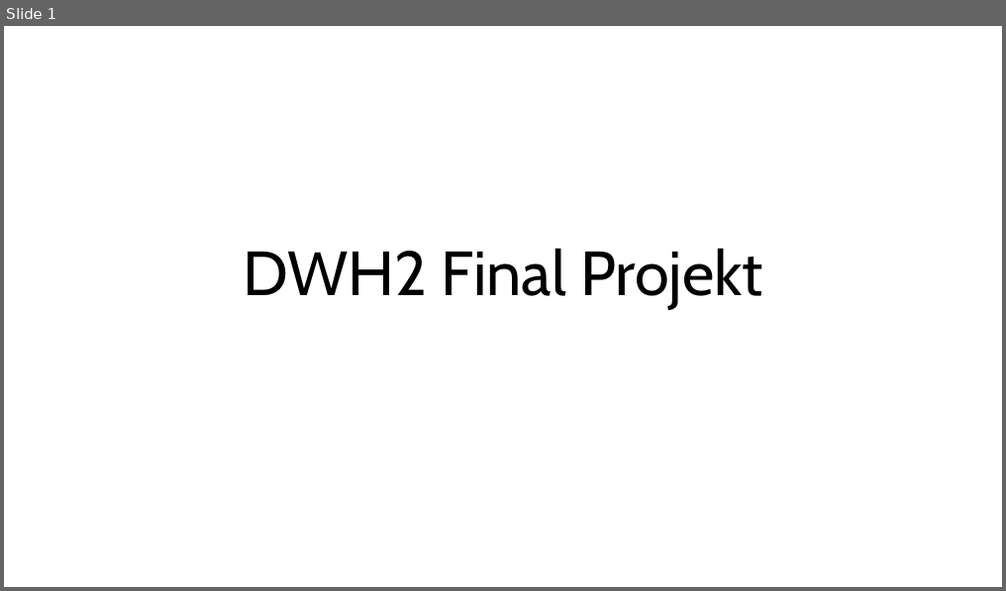
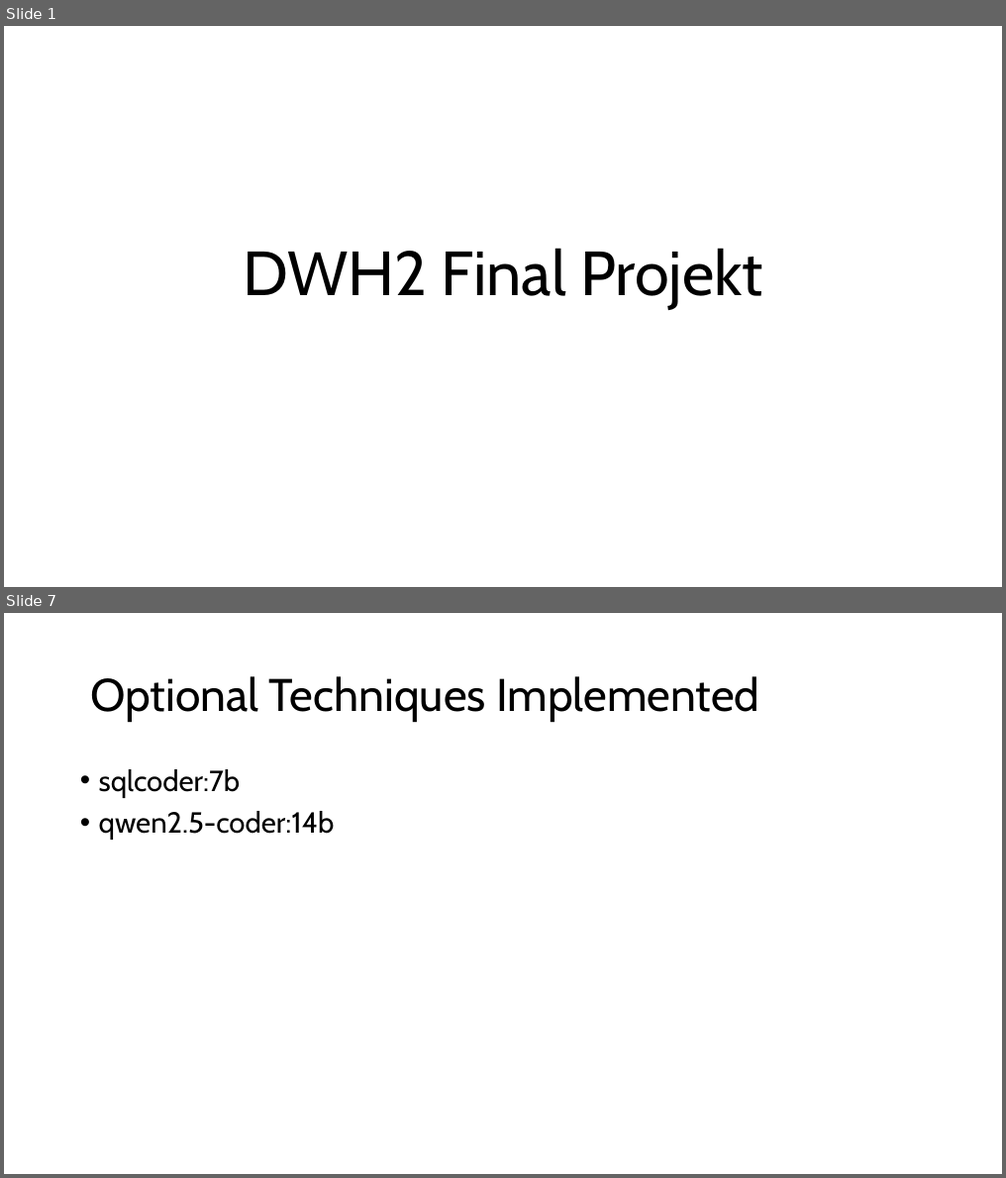
Before and after one commit to bjoern555/dwh2-text-to-sql, a slide deck: docs/DHW2_Wagner_Kryeziu_Johnson.pptx. Shown one above the other, each under a label of ours: slide 1 before the commit, slides 1 and 7 after it; the slides between them are not shown. The pictures are 1006x591 and 1006x1178 pixels, drawn with LibreOffice and Linux fonts; fonts in the diff are those of the drawing. Boxes give left, top, right and bottom in pixels: in the first picture for what was removed or moved away, otherwise in the second. Text is boxed around its words. In the diff, an @@ line names an element or a change of style, - is before the commit and + after.

```diff
--- a/docs/DHW2_Wagner_Kryeziu_Johnson.pptx
+++ b/docs/DHW2_Wagner_Kryeziu_Johnson.pptx
@@ slide 7 added at bbox=[4, 613, 1002, 1174], background #FFFFFF @@
@@ title added at bbox=[90, 676, 759, 722], 44 pt, text #000000 @@
+Optional Techniques Implemented
@@ text added at bbox=[99, 769, 335, 840], 28 pt, text #000000 @@
+• sqlcoder:7b
+• qwen2.5-coder:14b
```
Also in this commit, not shown: 6 other slides added, 1 slide removed.
